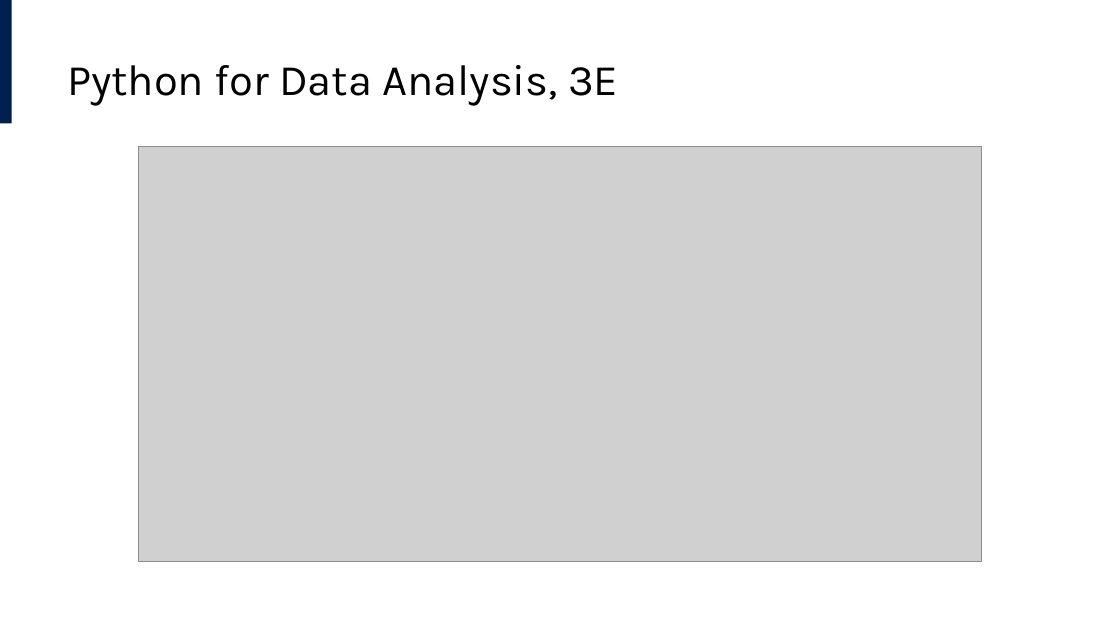
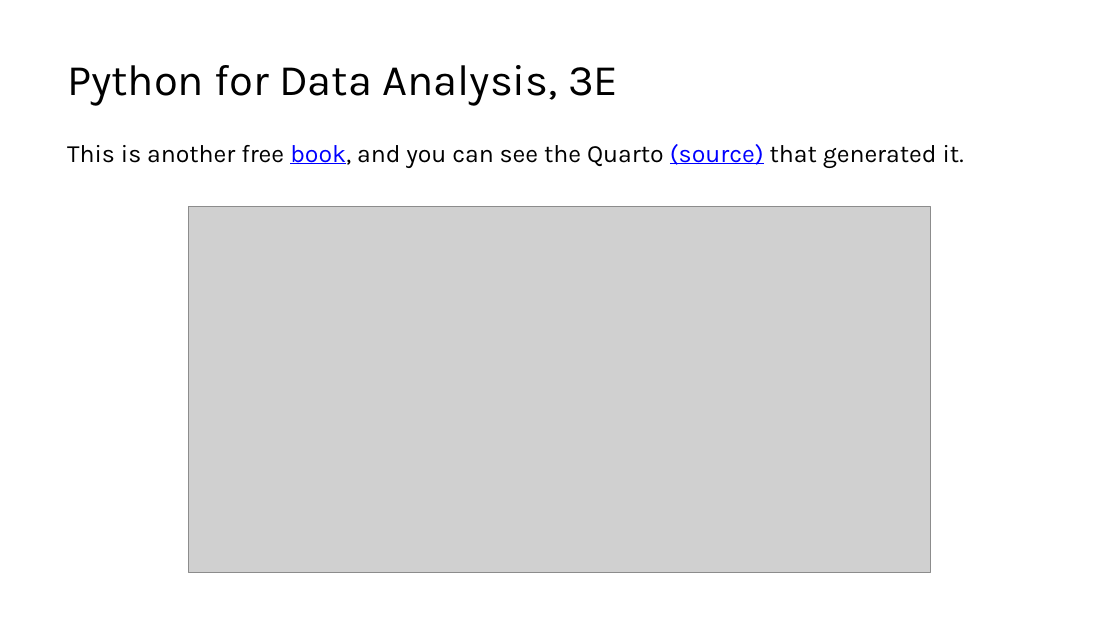
Before and after one commit to lucas-a-meyer/using-quarto, a slide deck: slide 39 of docs/presentation-orig.pptx. Drawn at 1120x630 pixels with LibreOffice and Linux fonts; fonts in the diff are those of the drawing; grey boxes stand for pictures. Boxes give left, top, right and bottom in pixels: in the first picture for what was removed or moved away, otherwise in the second. Text is boxed around its words. In the diff, an @@ line names an element or a change of style, - is before the commit and + after.

```diff
--- a/docs/presentation-orig.pptx
+++ b/docs/presentation-orig.pptx
@@ rectangle removed at box(0, 0, 11, 123) @@
@@ text added at box(67, 144, 964, 168), 16 pt, text #000000 @@
+This is another free book, and you can see the Quarto (source) that generated it.
@@ picture: place and size @@
-picture at box(139, 147, 982, 562)
+picture at box(188, 207, 930, 572)
```
Also in this commit, not shown: 9 other slides changed, 1 slide added, 1 slide removed, 16 other files.
